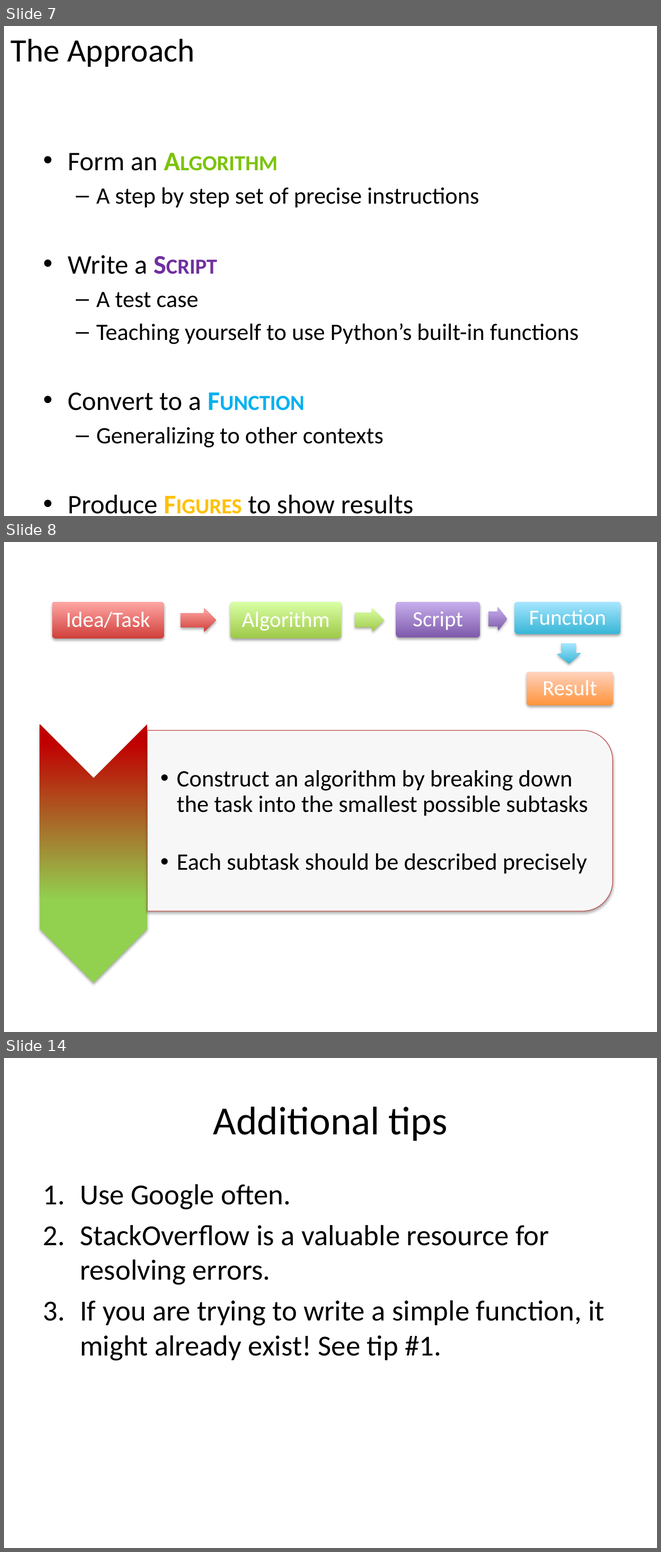
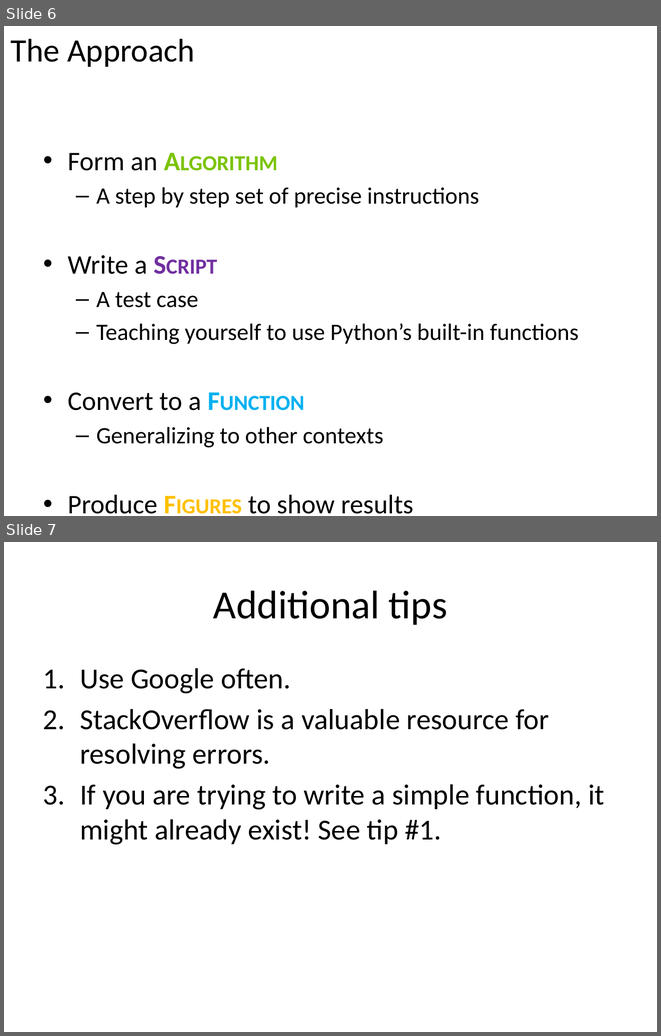
Before and after one commit to wmau/PythonForNeuro, a slide deck: Lecture1_Intro.pptx. Shown one above the other, each under a label of ours: slides 7, 8 and 14 before the commit, slides 6 and 7 after it; the slides between them are not shown. The pictures are 661x1552 and 661x1036 pixels, drawn with LibreOffice and Linux fonts; fonts in the diff are those of the drawing. Boxes give left, top, right and bottom in pixels: in the first picture for what was removed or moved away, otherwise in the second. Text is boxed around its words. In the diff, an @@ line names an element or a change of style, - is before the commit and + after.

```diff
--- a/Lecture1_Intro.pptx
+++ b/Lecture1_Intro.pptx
@@ slide 8 removed at (x1=4, y1=542, x2=657, y2=1032), background #FFFFFF @@
@@ group removed at (x1=52, y1=602, x2=620, y2=705): 5 rounded rectangles, 5 texts, 4 right arrows @@
-Idea/Task
-Algorithm
-Script
-Function
-Result
@@ chevron removed at (x1=40, y1=725, x2=147, y2=983) @@
@@ round same rect removed at (x1=147, y1=730, x2=612, y2=911) @@
@@ text removed at (x1=177, y1=770, x2=588, y2=874) @@
-  •• Construct an algorithm by breaking down the task into the smallest possible subtasks
-  •• Each subtask should be described precisely
@@ what was slide 7 is now slide 6 @@
@@ what was slide 14 is now slide 7 @@
```
Also in this commit, not shown: 6 other slides removed, 2 other files.
